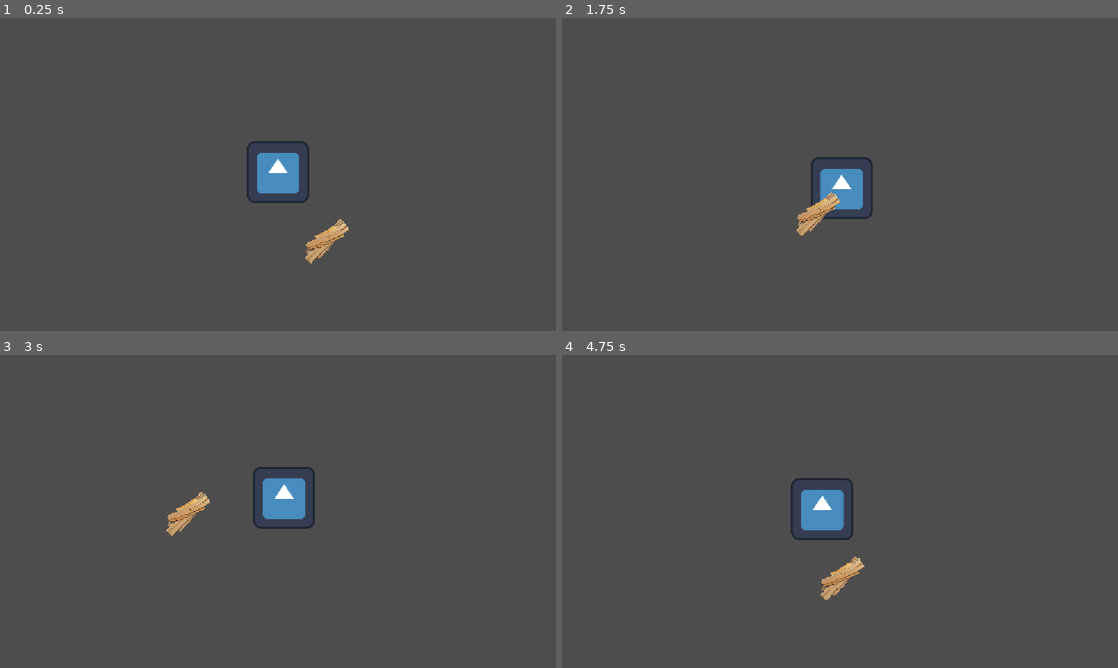
Above: before the commit, frames 1-4 (two rows, left to right).
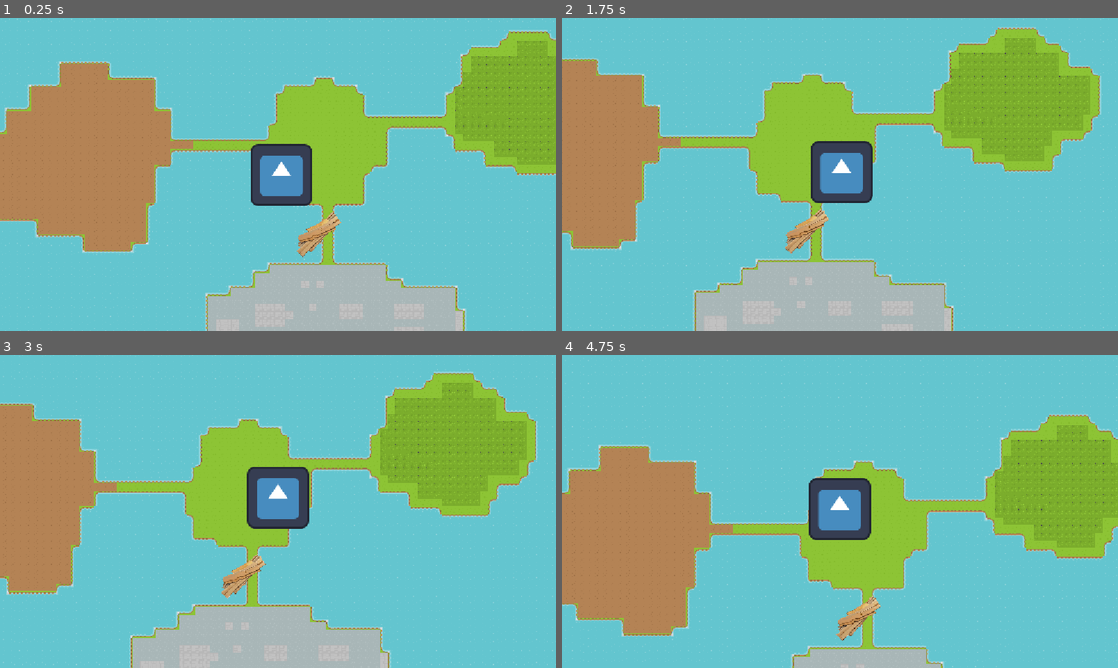
Above: after the commit, the same moments.

Repository: wrac4242/guh26
Game: Godot game, scene res://top_scene.tscn
Same seed, same stepped clock (60 frames per second), same inputs: the game is played once before the commit and once after it. The engine's default icon, where the game draws it, is replaced by a stand-in: a white triangle on a blue panel in a dark square.
Inputs:
- Up to frame 1 (0.25 s): no input
- Up to frame 2 (1.75 s): hold Right (move_right) 0.53-1.28 s; hold S (move_down) from 1.28 s (still down)
- Up to frame 3 (3 s): release S (move_down) at 2.03 s; hold Right (move_right) 2.03-2.78 s; hold Up (move_up) from 2.78 s (still down)
- Up to frame 4 (4.75 s): release Up (move_up) at 3.53 s; hold Left (move_left) from 3.53 s (still down)

The runs differ from the first frame. In frame 1, 98% of the frame differs, in the area x 0-100%, y 0-100%; in frame 2, 99%; in frame 3, 98%; in frame 4, 99%.

Commit message:
moved background to main scene

Diff:
--- a/game/top_scene.tscn
+++ b/game/top_scene.tscn
@@ -1,10 +1,14 @@
 [gd_scene format=3 uid="uid://bybjkpb5vdcg3"]
 
 [ext_resource type="PackedScene" uid="uid://boncxbjhfylr8" path="res://player.tscn" id="1_ojs25"]
+[ext_resource type="PackedScene" uid="uid://lmxej5hfeg1s" path="res://background.tscn" id="1_qwmda"]
 [ext_resource type="PackedScene" uid="uid://dsjtoxlg55msy" path="res://collectible.tscn" id="2_d5tke"]
 
 [node name="Node2D" type="Node2D" unique_id=873385274]
 position = Vector2(0, -19)
+
+[node name="Background" parent="." unique_id=1345971795 instance=ExtResource("1_qwmda")]
+position = Vector2(-2, 55)
 
 [node name="Player" parent="." unique_id=1022311804 groups=["player"] instance=ExtResource("1_ojs25")]
 position = Vector2(-2, 55)
